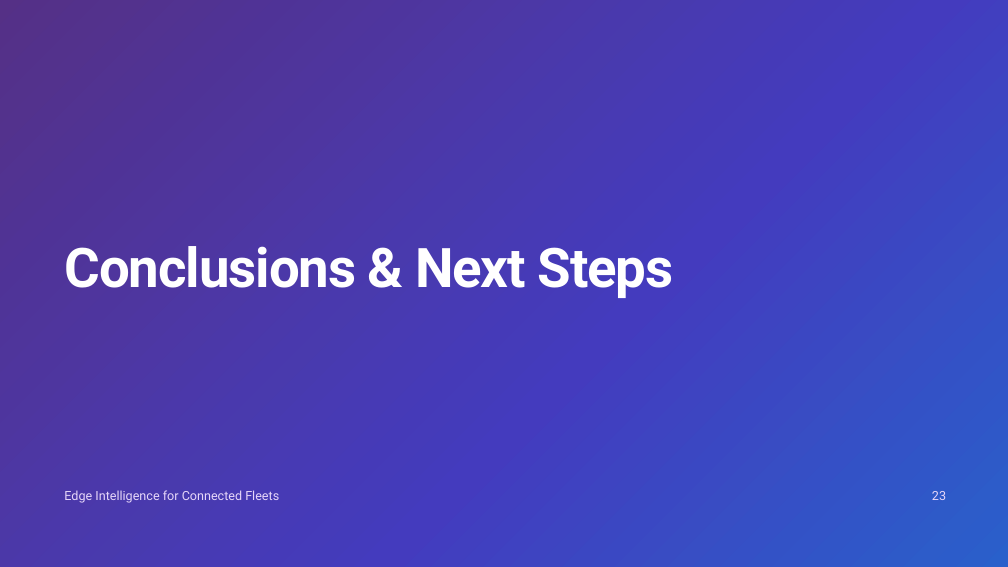
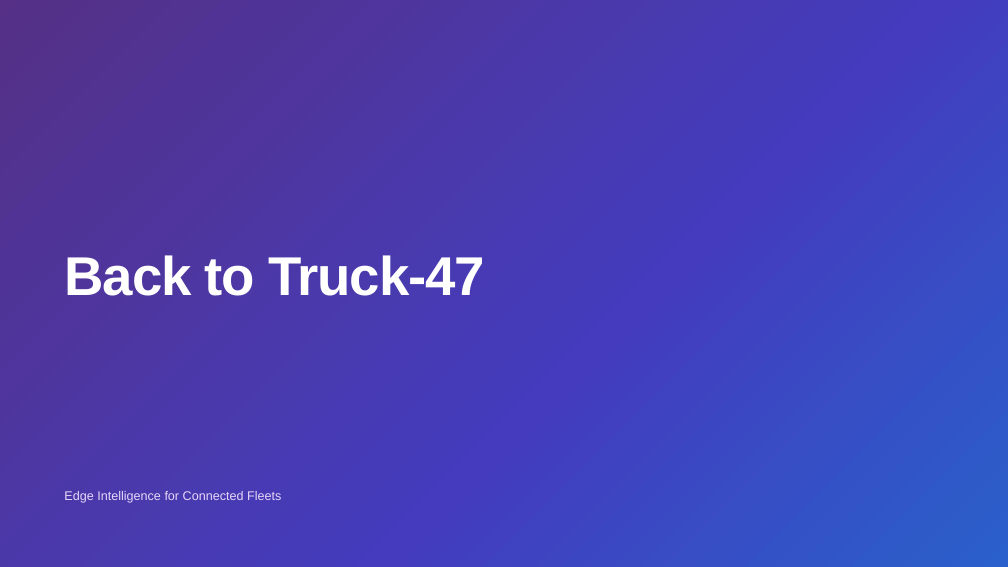
Before and after one commit to david-streamlio/fleet-trilogy, a slide deck: slide 17 of talks/talk1-edge-intelligence/slides/Edge-Intelligence-for-Connected-Fleets.pptx (slide 23 before the commit). Drawn at 1008x567 pixels with LibreOffice and Linux fonts; fonts in the diff are those of the drawing. Boxes give left, top, right and bottom in pixels: in the first picture for what was removed or moved away, otherwise in the second. Text is boxed around its words. In the diff, an @@ line names an element or a change of style, - is before the commit and + after.

```diff
--- a/talks/talk1-edge-intelligence/slides/Edge-Intelligence-for-Connected-Fleets.pptx
+++ b/talks/talk1-edge-intelligence/slides/Edge-Intelligence-for-Connected-Fleets.pptx
@@ text at (64,255,485,296): text changed; font Roboto to Arial @@
-Conclusions & Next Steps
+Back to Truck-47
@@ text "Edge Intelligence for Connected Fleets" at (64,491,281,503): font Roboto to Arial @@
@@ text removed at (932,491,946,500) @@
-23
```
Also in this commit, not shown: 18 other slides changed, 10 slides added, 7 slides removed, 1 other file.
